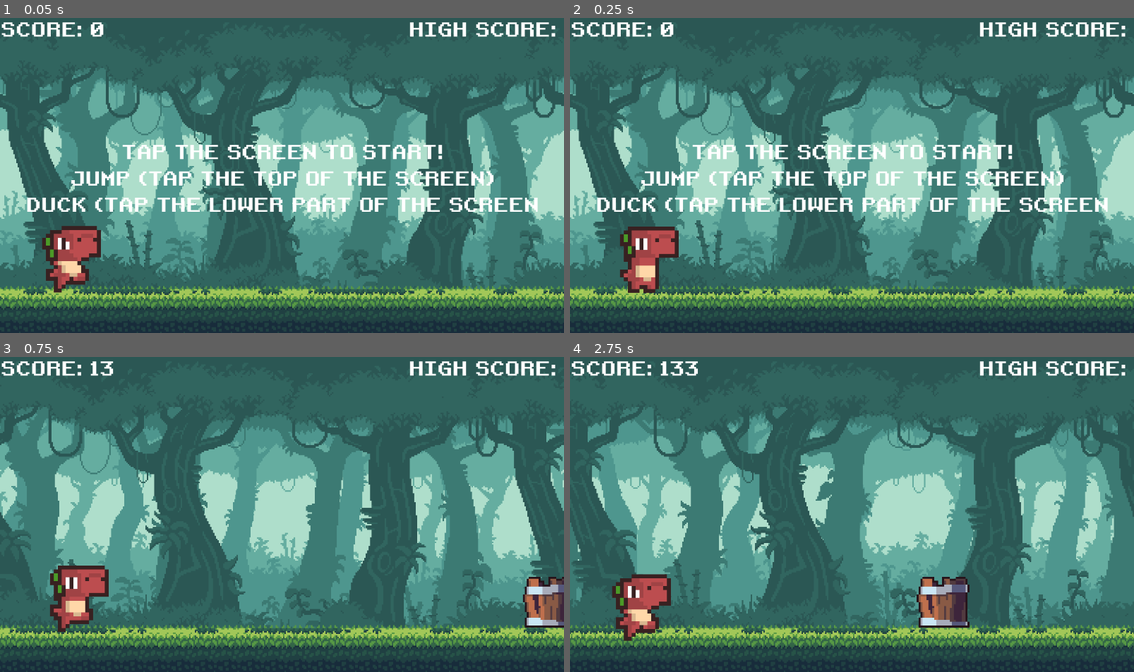
Above: before the commit, frames 1-4 (two rows, left to right).
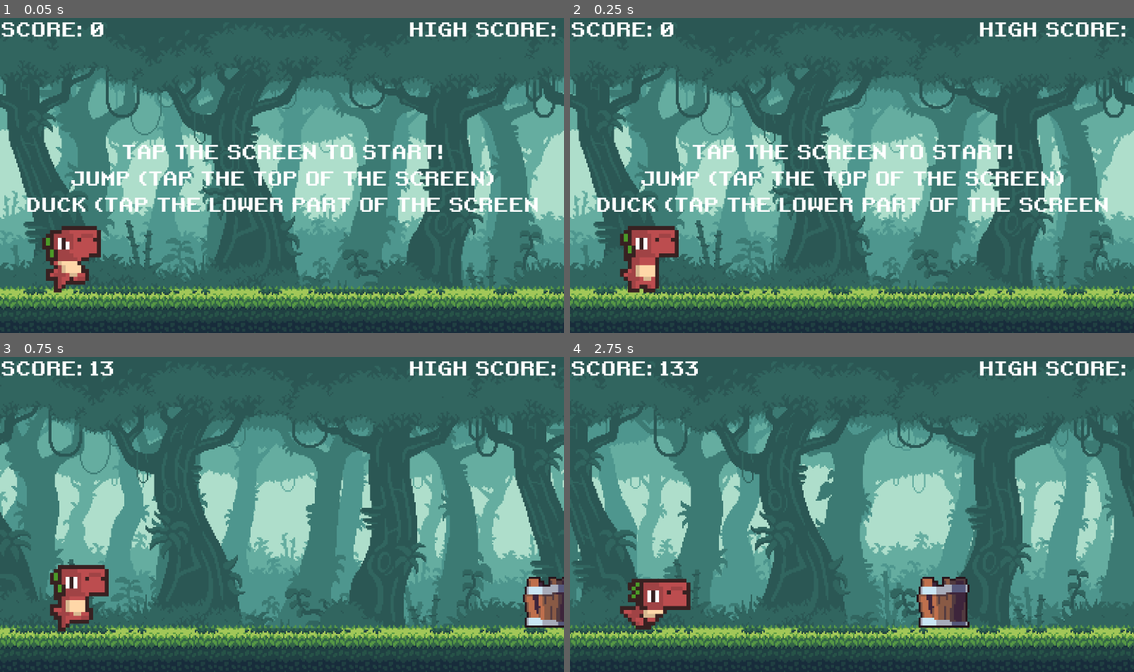
Above: after the commit, the same moments.

Repository: teachermanjeff/redplatformer2025
Game: Godot game, scene res://scenes/main.tscn
Same seed, same stepped clock (60 frames per second), same inputs: the game is played once before the commit and once after it.
Inputs:
- Up to frame 1 (0.05 s): no input
- Up to frame 2 (0.25 s): no input
- Up to frame 3 (0.75 s): tap Enter (ui_accept) at 0.5 s; hold Enter (ui_accept) from 0.53 s (still down)
- Up to frame 4 (2.75 s): tap Space (jump) at 0.77, 0.8, 1.07, 1.35, 1.52, 1.82, 2.3 s; release Enter (ui_accept) at 1.28 s; tap Enter (ui_accept) at 1.55 s; hold Down (duck) from 2.03 s (still down)

Frame 1 is identical in both runs. In frame 2, 0.1% of the frame differs, in the area x 8-20%, y 65-88%; in frame 3, 0.1%; in frame 4, 1.8%, in the area x 7-22%, y 68-91%.

Commit message:
start fix
touch botton for the secound level has been added when you finish level 1

Diff:
--- a/scenes/bird.tscn
+++ b/scenes/bird.tscn
@@ -61,5 +61,5 @@
 shape = SubResource("RectangleShape2D_fqt42")
 
 [node name="CollisionShape2D2" type="CollisionShape2D" parent="."]
-position = Vector2(22, 7)
+position = Vector2(24, 13)
 shape = SubResource("CapsuleShape2D_s8m3f")
--- a/scenes/dino.tscn
+++ b/scenes/dino.tscn
@@ -163,11 +163,11 @@
 autoplay = "idle"
 
 [node name="RunCol" type="CollisionShape2D" parent="."]
-position = Vector2(0.125, 0.1875)
+position = Vector2(2.375, 0.25)
 shape = SubResource("RectangleShape2D_whux2")
 
 [node name="DuckCol" type="CollisionShape2D" parent="."]
-position = Vector2(0.0625, -0.5625)
+position = Vector2(2.5, 0.25)
 shape = SubResource("RectangleShape2D_t1b5m")
 
 [node name="JumpSound" type="AudioStreamPlayer" parent="."]
--- a/scenes/lvl2.tscn
+++ b/scenes/lvl2.tscn
@@ -15,6 +15,9 @@
 size = Vector2(2286, 97)
 
 [sub_resource type="RectangleShape2D" id="RectangleShape2D_tefeu"]
+size = Vector2(9e+08, 900)
+
+[sub_resource type="RectangleShape2D" id="RectangleShape2D_c8sub"]
 size = Vector2(9e+08, 900)
 
 [node name="Main2" type="Node"]
@@ -85,6 +88,11 @@
 shape = SubResource("RectangleShape2D_tefeu")
 action = "duck"
 
+[node name="startgame" type="TouchScreenButton" parent="jump botton2"]
+position = Vector2(46832, -400)
+shape = SubResource("RectangleShape2D_c8sub")
+action = "ui_accept"
+
 [editable path="Bg"]
 [editable path="Ground"]
 [editable path="HUD"]
--- a/scenes/main.gd
+++ b/scenes/main.gd
@@ -140,7 +140,7 @@
 		$HUD.get_node("HighScoreLabel").text = "HIGH SCORE: " + str(high_score / SCORE_MODIFIER)
 
 func change_map():
-	if score > 25000:
+	if score > 2500:
 		get_tree().change_scene_to_file("res://scenes/lvl2.tscn")
 
 func adjust_difficulty():
--- a/scenes/main2.gd
+++ b/scenes/main2.gd
@@ -7,7 +7,7 @@
 var bird_scene = preload("res://scenes/bird.tscn")
 var obstacle_types := [stump_scene, rock_scene, barrel_scene]
 var obstacles : Array
-var bird_heights := [200, 390]
+var bird_heights := [190, 390]
 
 #game variables
 const DINO_START_POS := Vector2i(150, 485)
Not shown: 1 places in scenes/lvl2.tscn that only renumber resources
